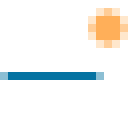
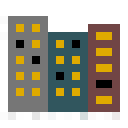
Revision of a layered (128, 128) image; what changed, layer by layer:
removed layer "Layer" over (x1=0, y1=40, x2=104, y2=112)
painted on "Background" over (x1=0, y1=8, x2=128, y2=120)
